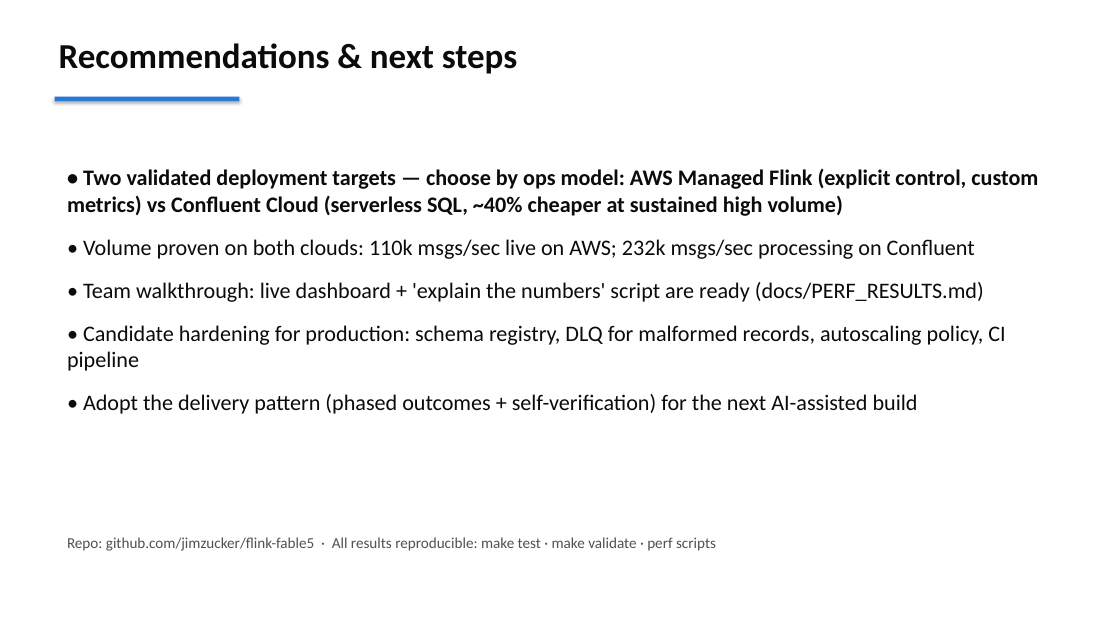
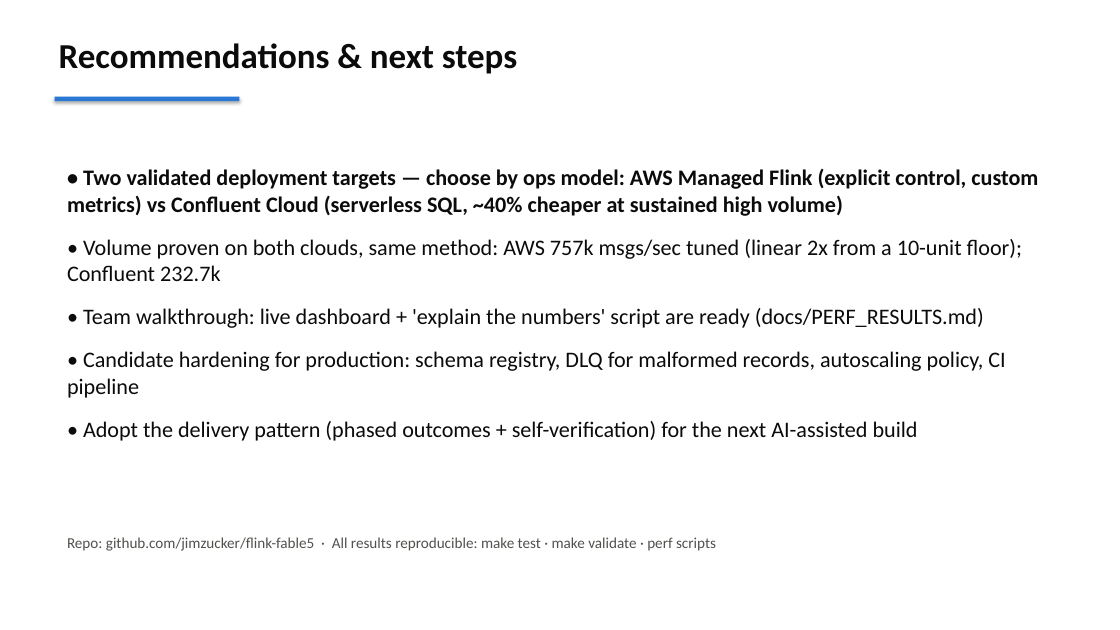
Before and after one commit to jimzucker/flink-fable5, a slide deck: slide 12 of docs/flink-demo-exec-briefing.pptx. Drawn at 1120x630 pixels with LibreOffice and Linux fonts; fonts in the diff are those of the drawing. Boxes give left, top, right and bottom in pixels: in the first picture for what was removed or moved away, otherwise in the second. Text is boxed around its words. In the diff, an @@ line names an element or a change of style, - is before the commit and + after.

```diff
--- a/docs/flink-demo-exec-briefing.pptx
+++ b/docs/flink-demo-exec-briefing.pptx
@@ text at [67, 239, 1022, 281]: text changed @@
-• Volume proven on both clouds: 110k msgs/sec live on AWS; 232k msgs/sec processing on Confluent
+• Volume proven on both clouds, same method: AWS 757k msgs/sec tuned (linear 2x from a 10-unit floor); Confluent 232.7k
```
Also in this commit, not shown: 1 other slide changed, 3 other files.
